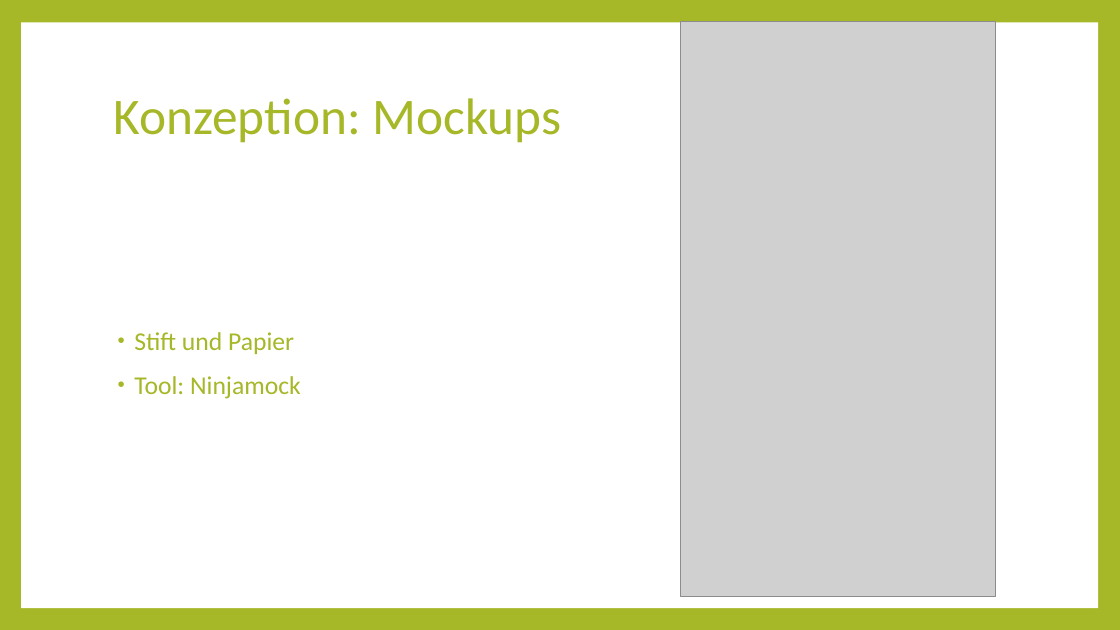
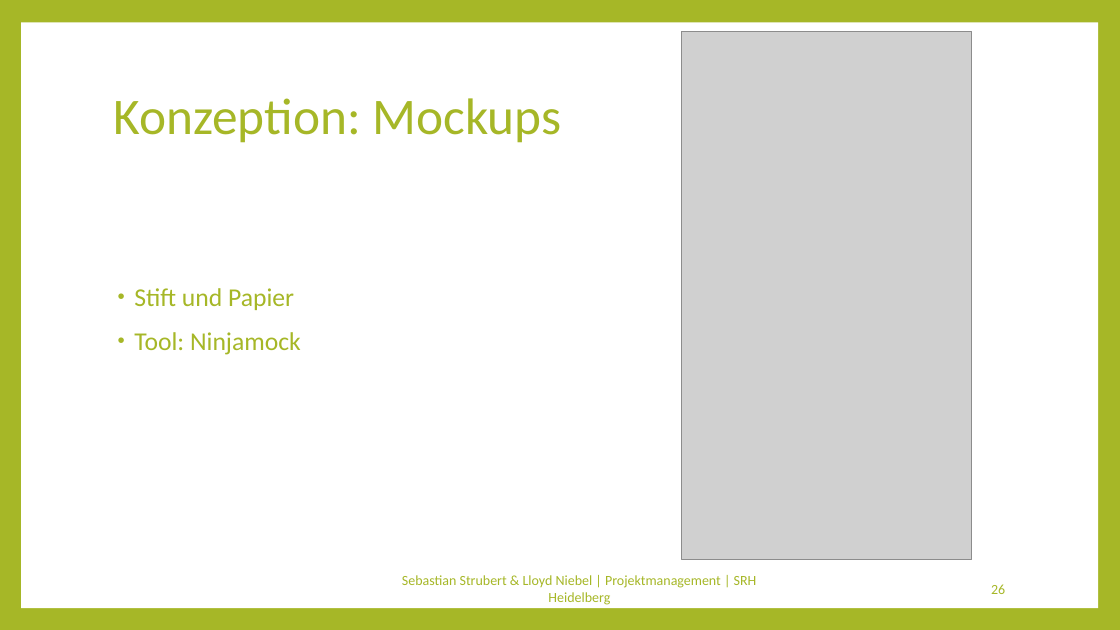
Before and after one commit to Kulu-M/KanBan-App, a slide deck: slide 26 of KanBan-App/Documents/Abschlusspräsentation/Projektmanagement.pptx (slide 21 before the commit). Drawn at 1120x630 pixels with LibreOffice and Linux fonts; fonts in the diff are those of the drawing; grey boxes stand for pictures. Boxes give left, top, right and bottom in pixels: in the first picture for what was removed or moved away, otherwise in the second. Text is boxed around its words. In the diff, an @@ line names an element or a change of style, - is before the commit and + after.

```diff
--- a/KanBan-App/Documents/Abschlusspräsentation/Projektmanagement.pptx
+++ b/KanBan-App/Documents/Abschlusspräsentation/Projektmanagement.pptx
@@ picture: place and size @@
-picture at <box>681,22,996,597</box>
+picture at <box>682,31,972,560</box>
@@ text "Stift und Papier": place and size @@
-text "Stift und Papier" at <box>134,332,301,399</box>
+text "Stift und Papier" at <box>134,288,301,355</box>
@@ text added at <box>402,575,757,605</box>, 12 pt, text #A6B727 @@
+Sebastian Strubert & Lloyd Niebel | Projektmanagement | SRH Heidelberg
@@ page number added at <box>991,584,1005,594</box>, 12 pt, text #A6B727 @@
+26
```
Also in this commit, not shown: 20 other slides changed, 14 slides added, 7 slides removed.
